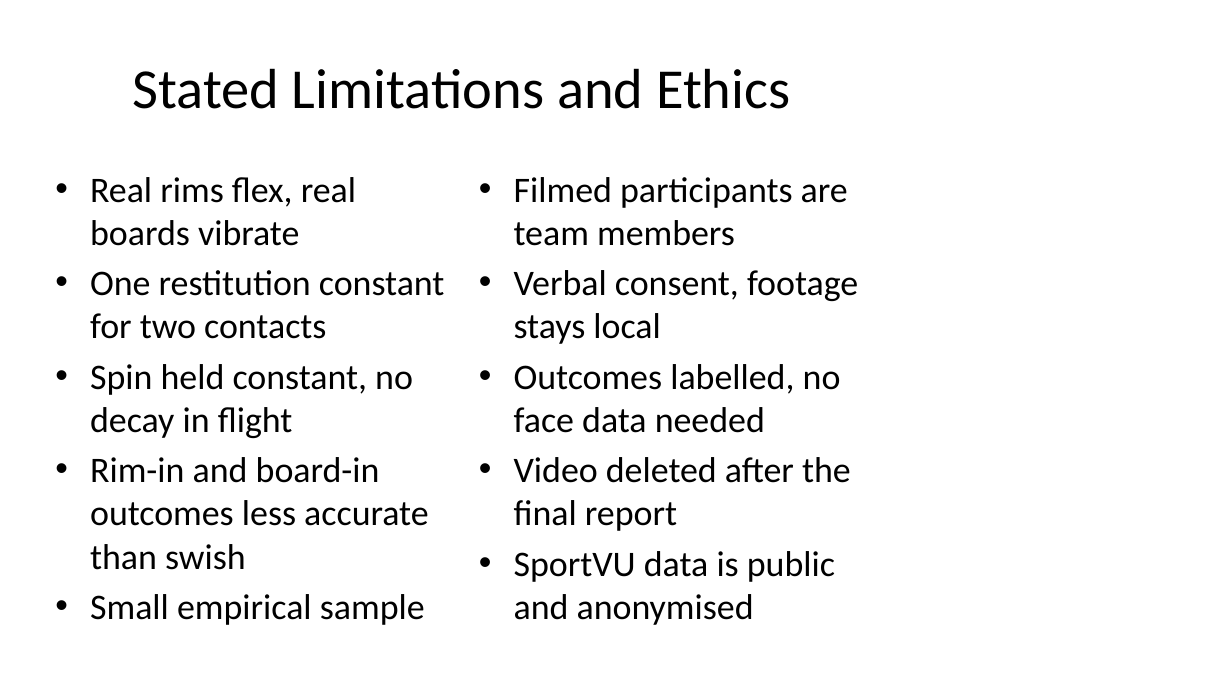
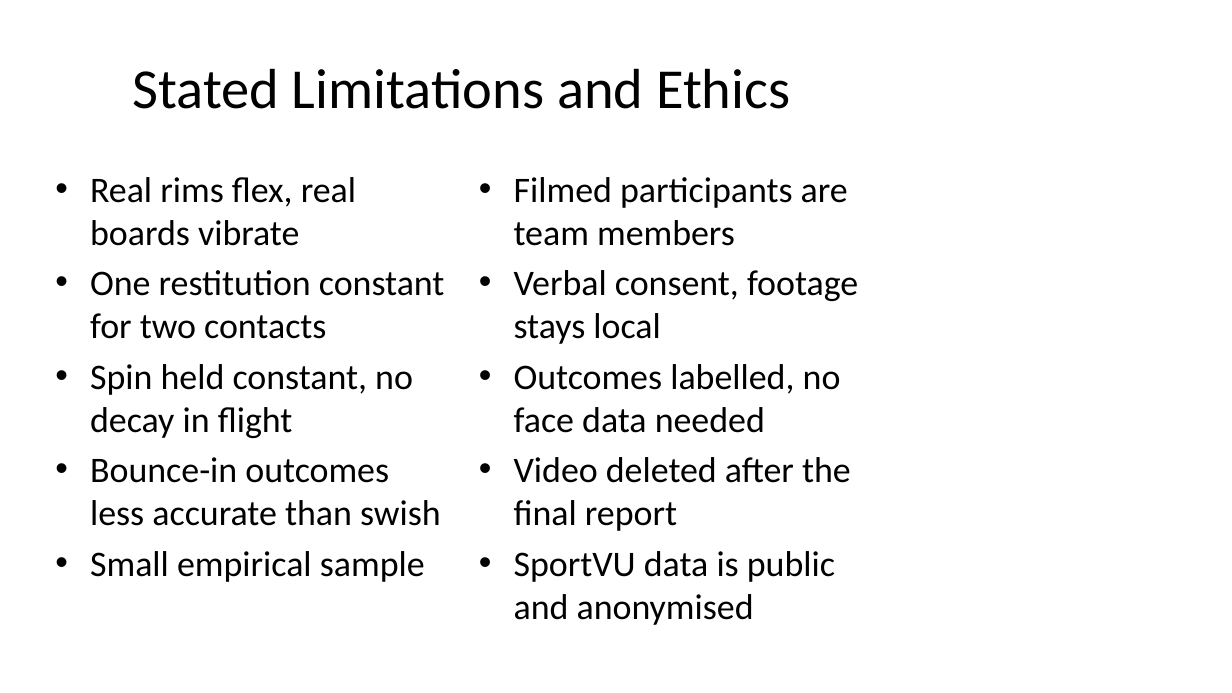
Before and after one commit to dbzyw/comp-1110-group-project, a slide deck: slide 16 of Specifications/COMP1110_Basketball_Shot_Simulation_Progress.pptx (slide 11 before the commit). Drawn at 1232x693 pixels with LibreOffice and Linux fonts; fonts in the diff are those of the drawing. Boxes give left, top, right and bottom in pixels: in the first picture for what was removed or moved away, otherwise in the second. Text is boxed around its words. In the diff, an @@ line names an element or a change of style, - is before the commit and + after.

```diff
--- a/Specifications/COMP1110_Basketball_Shot_Simulation_Progress.pptx
+++ b/Specifications/COMP1110_Basketball_Shot_Simulation_Progress.pptx
@@ text at <box>90,457,441,526</box>: text changed @@
-• Rim-in and board-in outcomes less accurate than swish
+• Bounce-in outcomes less accurate than swish
```
Also in this commit, not shown: 8 other slides changed, 5 slides added, 3 other files.
